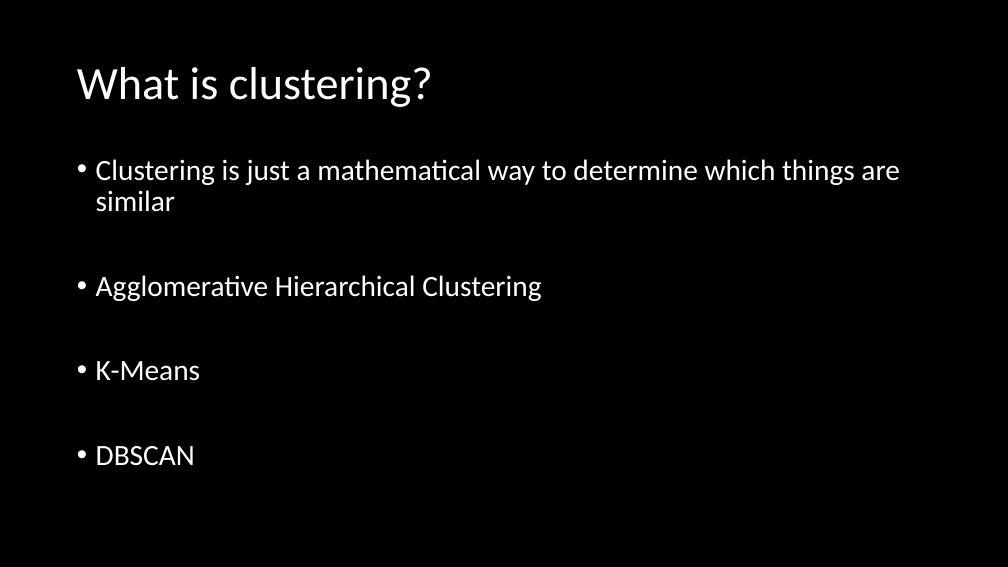
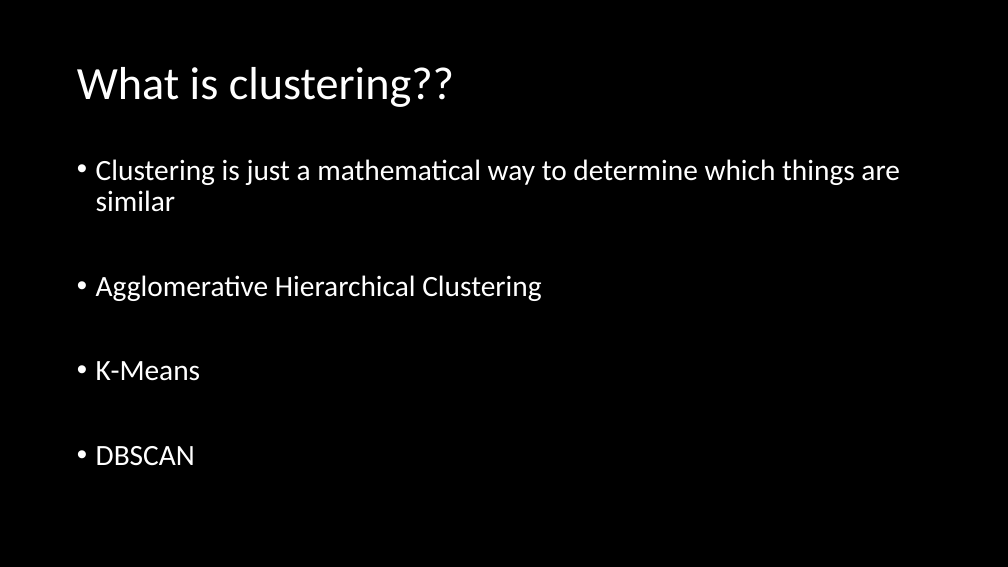
Before and after one commit to jrizcallah/Springboard, a slide deck: slide 21 of Springboard/capstone2/reports/sentiment_bias_presentation.pptx (slide 20 before the commit). Drawn at 1008x567 pixels with LibreOffice and Linux fonts; fonts in the diff are those of the drawing. Boxes give left, top, right and bottom in pixels: in the first picture for what was removed or moved away, otherwise in the second. Text is boxed around its words. In the diff, an @@ line names an element or a change of style, - is before the commit and + after.

```diff
--- a/Springboard/capstone2/reports/sentiment_bias_presentation.pptx
+++ b/Springboard/capstone2/reports/sentiment_bias_presentation.pptx
@@ title at bbox=[77, 67, 454, 107]: text changed @@
-What is clustering?
+What is clustering??
```
Also in this commit, not shown: 26 other slides changed, 6 slides added, 2 slides removed, 29 other files.
